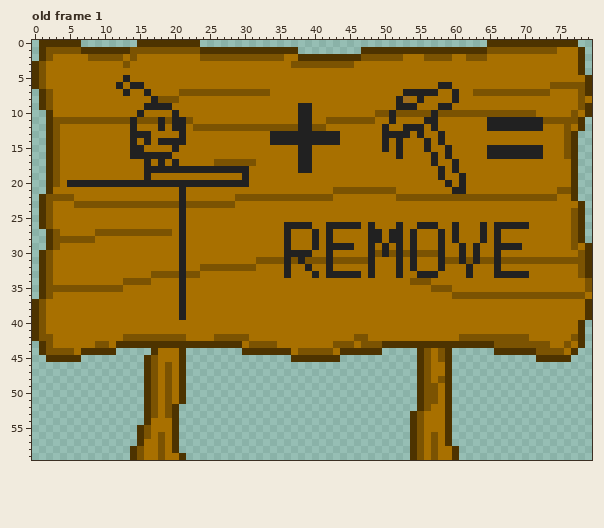
Pixel-art file -- res/sprite/graphic17.aseprite. The picture above was drawn from the file before the commit.
80x60 pixels, 3 frames. Shown: old frame 1.
After:
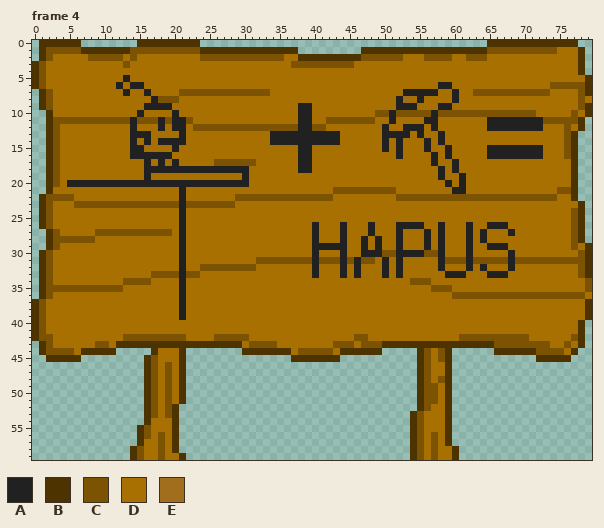
Palette (. is transparent): A #212121  B #4d3300  C #7b5302  D #a87000  E #a16e1d
A new or re-ordered frame is compared with the old frame closest to it.
Difference:
frames 3 -> 4
--- frame 4 is new; against old frame 1, layer "Layer 3"
@@ x 34..72 @@
 25 DDDDDDDDDDDDDDDDDDDDDDDDDDDDDDDDDDDDDDD
-26 DDAAAADDAAAAADADDDADDAAADDADDDADAAAAADD
-27 DDADDDADADDDDDAADAADADDDADADDDADADDDDDD
-28 DDADDDADADDDDDAADAADADDDADADDDADADDDDDD
-29 DDADDDADAAAADDADADADADDDADDADADDAAAADDD
-30 DDAAAADDADDDDDACACACACCCADDADADDADDDDDD
-31 CCACACCCACCCCCADDDADADDDACCACACCACCCCCC
-32 DDADDADDADDDDDADDDADADDDADDDADDDADDDDDD
-33 DDADDDADAAAAADADDDADDAAADDDDADDDAAAAADD
+26 DDDDDDADDDADDDADDDAAAADDADDDADDAAADDDDD
+27 DDDDDDADDDADDDADDDADDDADADDDADADDDADDDD
+28 DDDDDDADDDADDADADDADDDADADDDADADDDDDDDD
+29 DDDDDDAAAAADDADADDADDDADADDDADDAAADDDDD
+30 DDDDDDADDDADDAAACCAAAACCADDDADDDDDADDDD
+31 CCCCCCACCCACACCDADADDDDDACCCACCCCCACCCC
+32 DDDDDDADDDADADDDADADDDDDADDDADADDDADDDD
+33 DDDDDDADDDADADDDADADDDDDDAAADDDAAADDDDD
 34 DDDDDDDDDDDDDDDDDDDDCCCDDDDDDDDDDDDDDDD
Where, in picture pixels (left, top, right, bottom), the same in both pictures:
changed: (284, 222, 529, 278)
